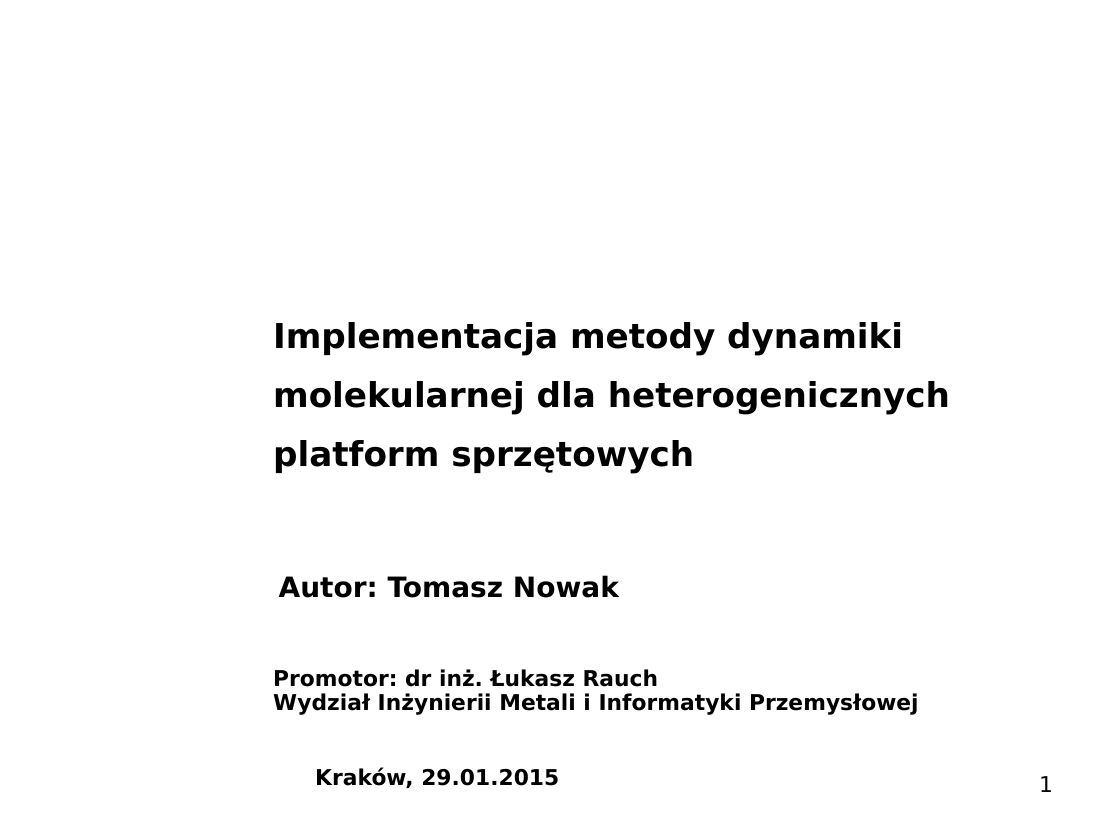
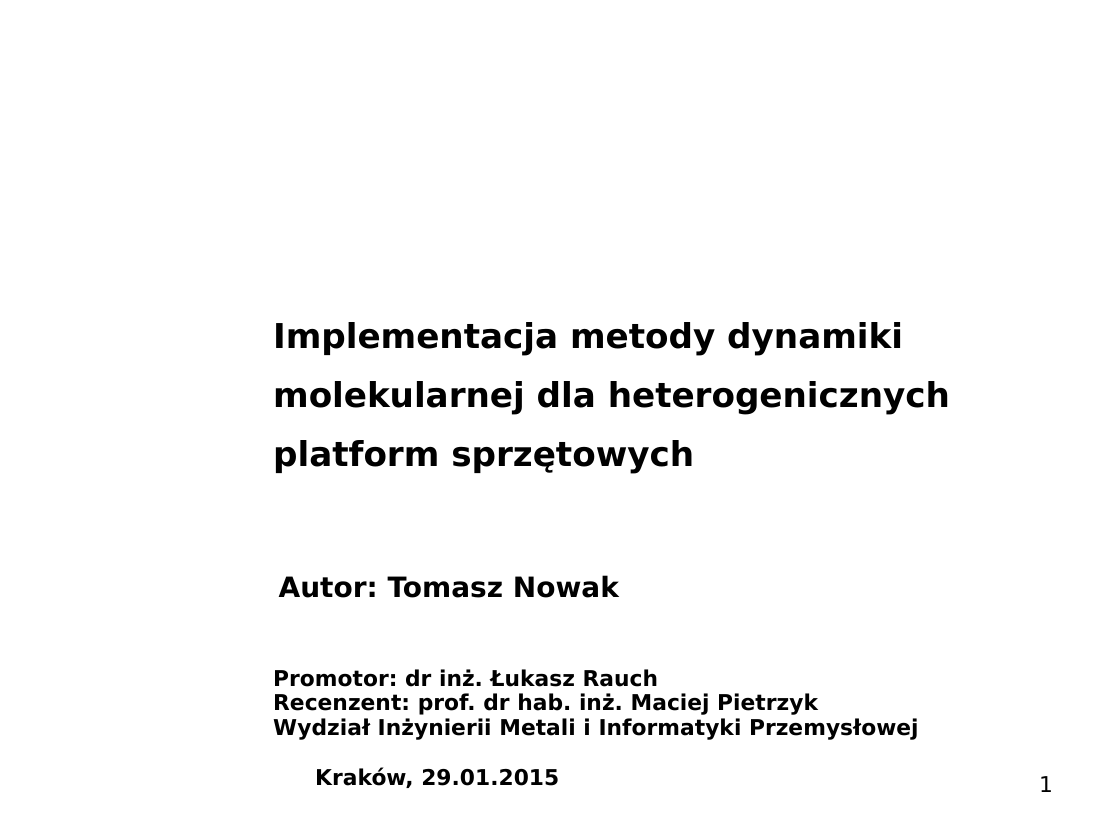
Before and after one commit to speedy901990/MolecularDynamics, a slide deck: slide 1 of docs/praca/MGRprezentacja.ppt. Drawn at 1120x840 pixels with LibreOffice and Linux fonts; fonts in the diff are those of the drawing; background and template pictures are left out. Boxes give left, top, right and bottom in pixels: in the first picture for what was removed or moved away, otherwise in the second. Text is boxed around its words. In the diff, an @@ line names an element or a change of style, - is before the commit and + after.

Commit message:
Added reviewer

```diff
--- a/docs/praca/MGRprezentacja.ppt
+++ b/docs/praca/MGRprezentacja.ppt
@@ text at [273,693,818,715]: paragraph added @@
+Recenzent: prof. dr hab. inż. Maciej Pietrzyk
```
